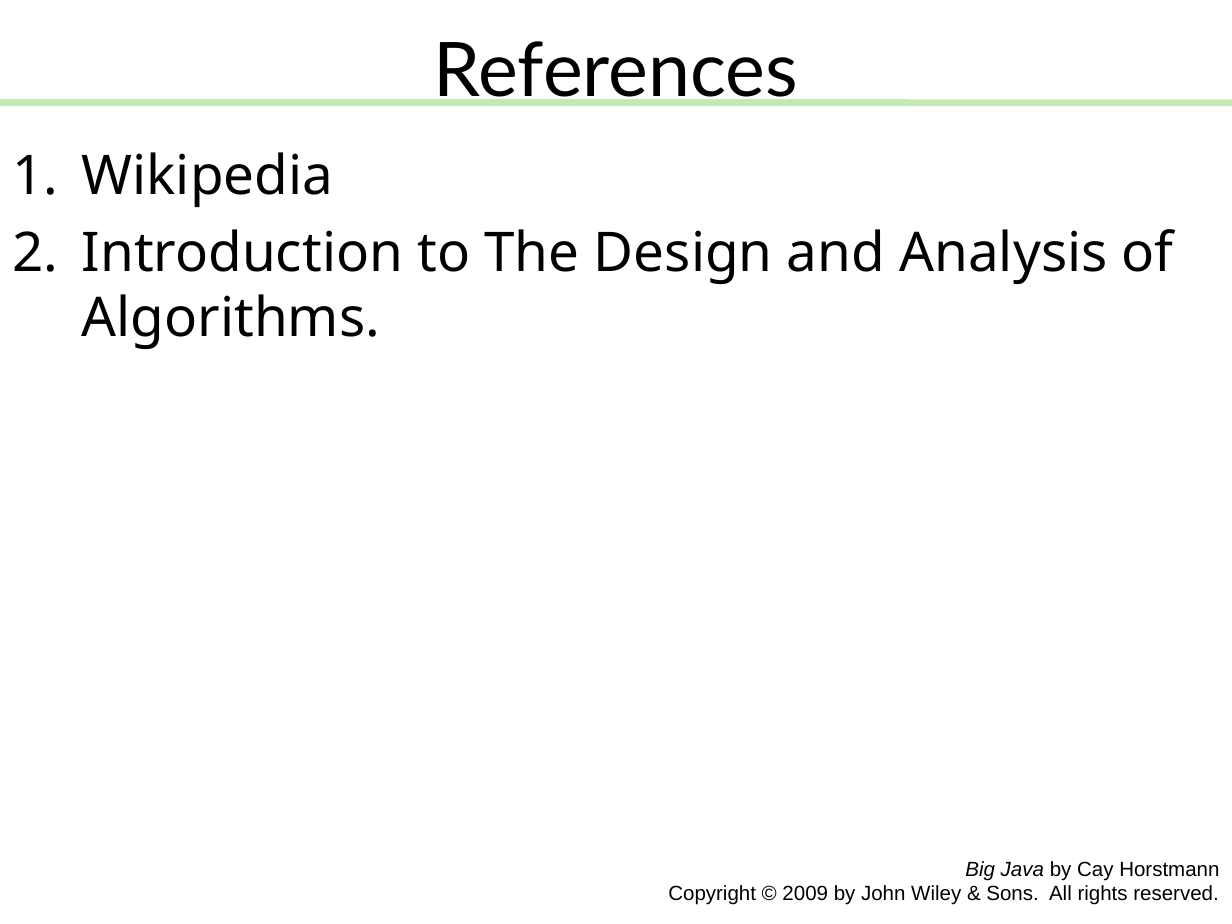
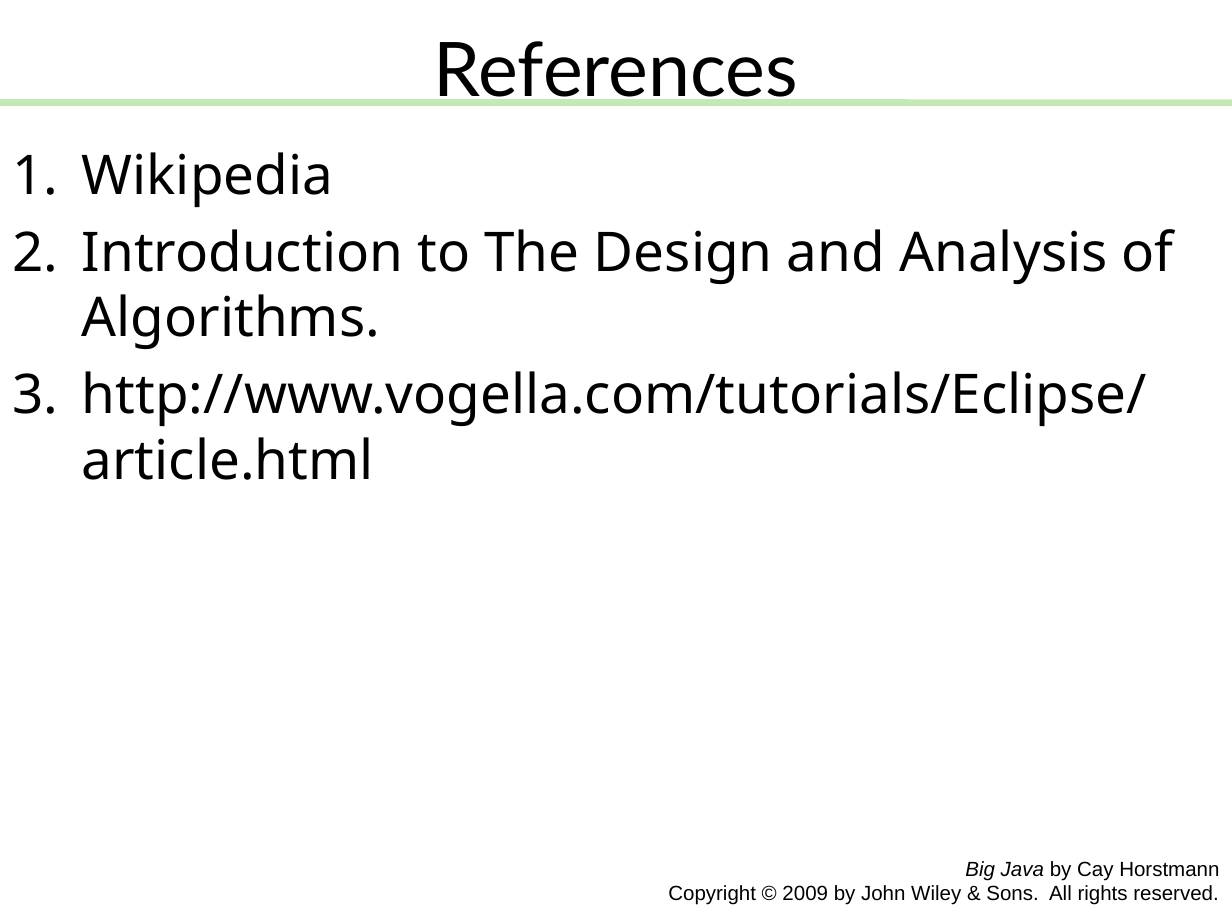
Before and after one commit to Apo45ty/ICOM4015LABS, a slide deck: slide 12 of Laboratory_01/presentation.pptx. Drawn at 1232x924 pixels with LibreOffice and Linux fonts; fonts in the diff are those of the drawing. Boxes give left, top, right and bottom in pixels: in the first picture for what was removed or moved away, otherwise in the second. Text is boxed around its words. In the diff, an @@ line names an element or a change of style, - is before the commit and + after.

```diff
--- a/Laboratory_01/presentation.pptx
+++ b/Laboratory_01/presentation.pptx
@@ text at (82,371,1147,480): paragraph added @@
+3. http://www.vogella.com/tutorials/Eclipse/article.html
```
Also in this commit, not shown: 6 other slides changed, 1 slide added, 1 slide removed.
